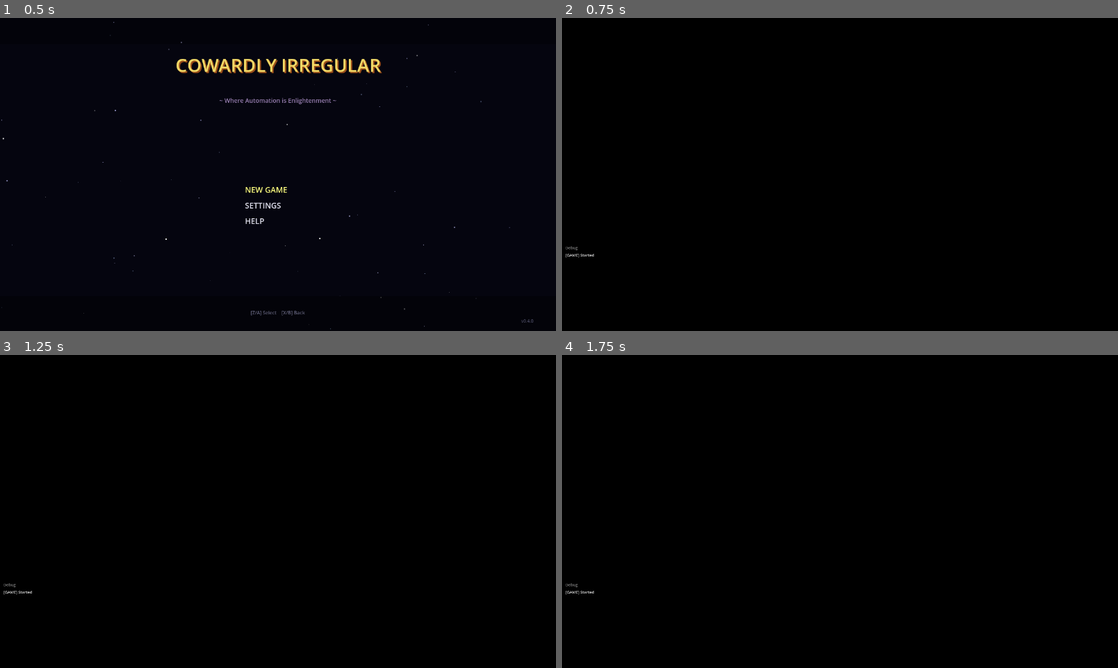
Above: before the commit, frames 1-4 (two rows, left to right).
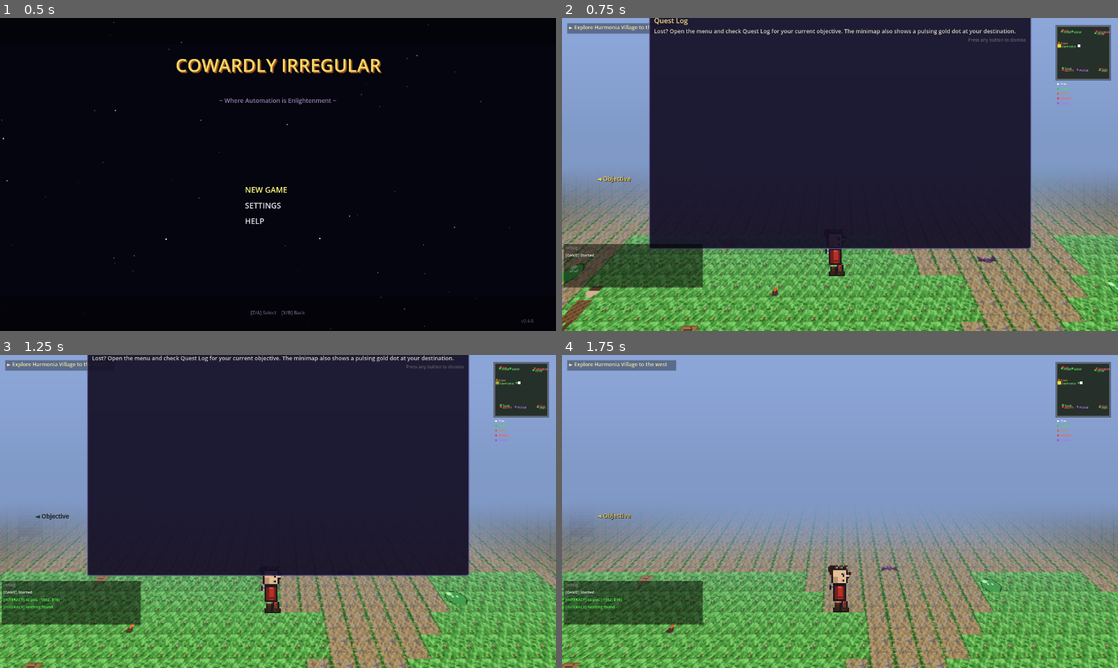
Above: after the commit, the same moments.

Repository: struktured-labs/cowardly-irregular
Game: Godot game, scene res://src/GameLoop.tscn
The game is run twice, just before and just after one commit, with the same random seed, the same clock (stepped at 60 frames per second) and the same inputs.
Inputs (mouse positions are in pixels of both pictures, inside the frame that each line leads up to):
- Up to frame 1 (0.5 s): no input
- Up to frame 2 (0.75 s): tap Enter at 0.5 s; move the mouse to (962, 158) at 0.52 s; hold Right (ui_right) from 0.53 s (still down); hold R (battle_advance) from 0.53 s (still down); click (962, 158) at 0.67 s
- Up to frame 3 (1.25 s): keep holding Right (ui_right); keep holding R (battle_advance); tap Z (ui_accept) at 0.77, 1.07 s
- Up to frame 4 (1.75 s): release Right (ui_right) at 1.25 s; release R (battle_advance) at 1.25 s; drag from (728, 527) to (812, 574) at 1.27 s

Frame 1 is identical in both runs. In frame 2, 100% of the frame differs, in the area x 0-100%, y 0-100%; in frame 3, 100%; in frame 4, 100%.

Commit message:
fix: prologue triggers on first village visit, not at game start
User feedback: prologue should fire when the player walks to Harmonia and
interacts, not automatically on New Game. Makes more sense narratively —
player explores, finds the elder, THEN gets the story.

Changes:
- New Game now goes straight to overworld exploration (no auto-cutscene)
- Prologue triggers on first harmonia_village entry (flag-based)
- Chapter 1 chains after prologue on same village visit
- Both integrated into _get_pending_story_cutscene() flag system

Also fixes: quest log not advancing after Theron interaction — the cutscene
now sets prologue_complete/chapter1_complete flags which the QuestTracker
reads to update objectives.

Co-Authored-By: Claude Opus 4.6 (1M context) <noreply@anthropic.com>

Diff:
--- a/src/GameLoop.gd
+++ b/src/GameLoop.gd
@@ -555,13 +555,14 @@
 	"""Handle new game selected from title screen"""
 	print("[GAME] New Game selected")
 	_close_title_screen()
-	# Wait for title screen to actually be removed before starting cutscene
+	# Wait for title screen to actually be removed before starting
 	await get_tree().process_frame
 	await get_tree().process_frame
 	# Skip character creation — use default party (fighter/cleric/rogue/mage)
 	_create_party()
-	# Play prologue cutscene, then start exploration
-	_play_new_game_cutscenes()
+	# Go straight to exploration — prologue triggers on first Theron interaction
+	_current_map_id = "overworld"
+	_start_exploration()
 
 
 func _play_new_game_cutscenes() -> void:
@@ -590,6 +591,14 @@
 	"""Check if a story cutscene should play based on flags.
 	Returns cutscene ID or empty string."""
 	var flags = GameState.game_constants
+	# Prologue: first time entering Harmonia Village (triggered by Theron interaction)
+	if not flags.get("cutscene_flag_prologue_complete", false):
+		if _current_map_id == "harmonia_village":
+			return "world1_prologue"
+	# Chapter 1: chains after prologue on same village visit
+	if flags.get("cutscene_flag_prologue_complete", false) and not flags.get("cutscene_flag_chapter1_complete", false):
+		if _current_map_id == "harmonia_village":
+			return "world1_chapter1"
 	# Chapter 2: plays when entering overworld after chapter1 (road encounters)
 	if flags.get("cutscene_flag_chapter1_complete", false) and not flags.get("cutscene_flag_chapter2_complete", false):
 		if _current_map_id == "overworld":
